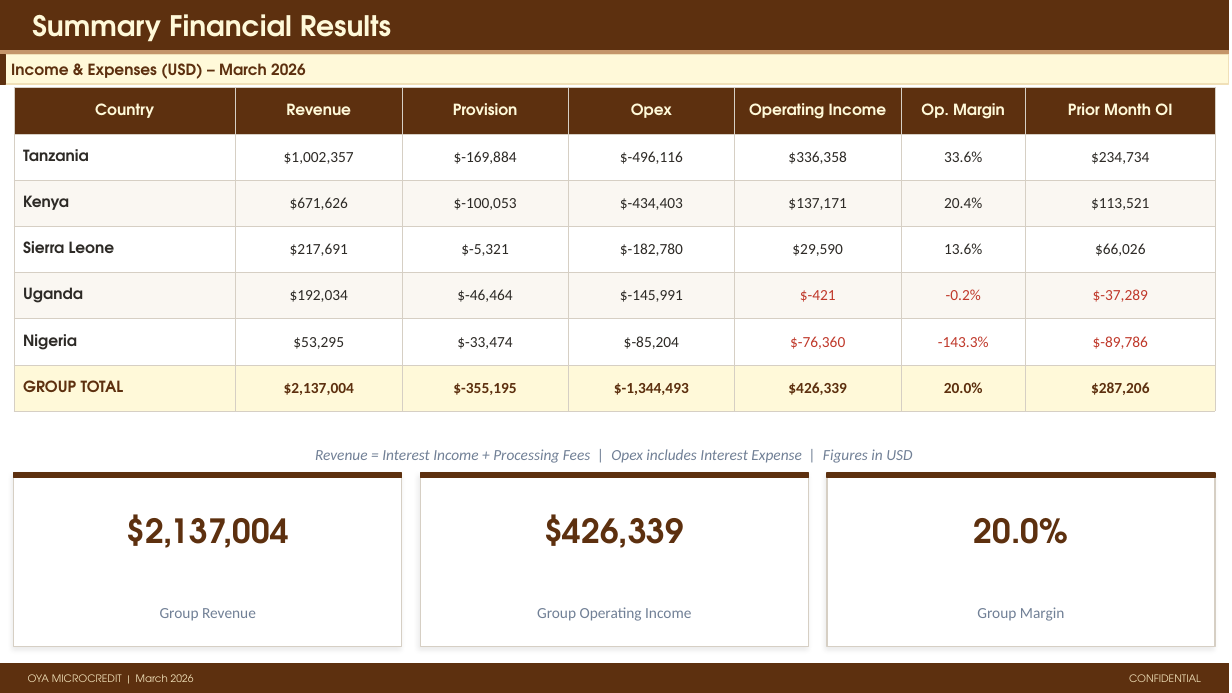
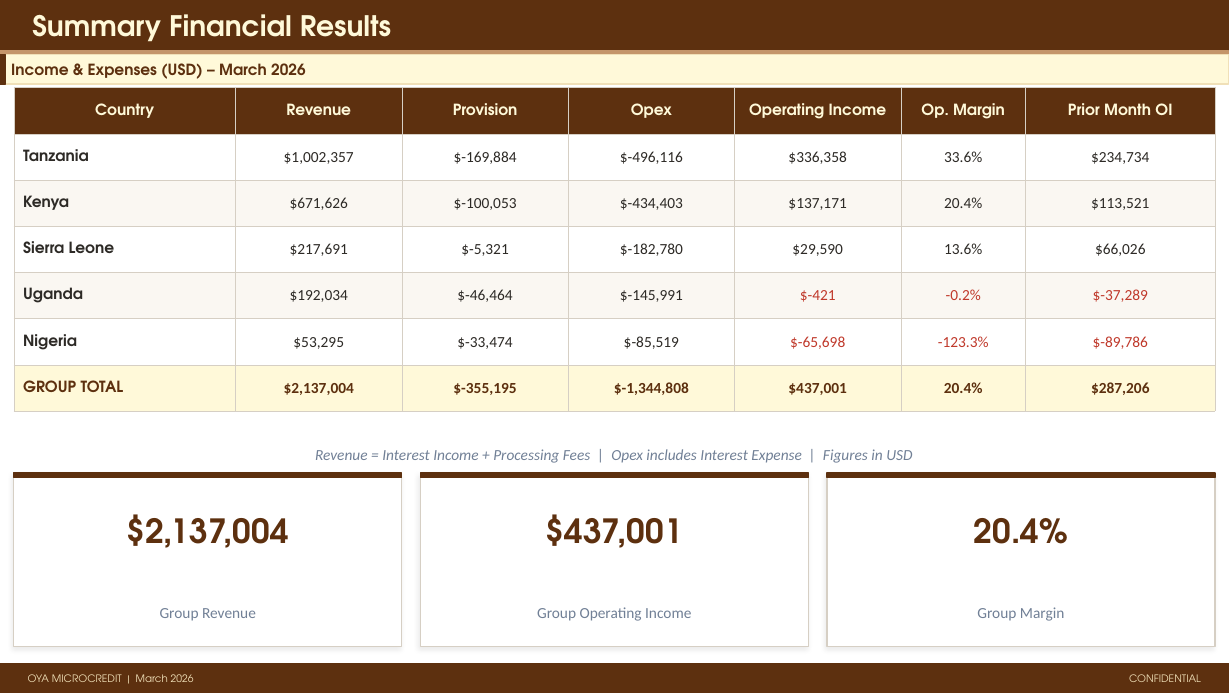
Before and after one commit to ikyei/oya-monthly, a slide deck: slide 10 of reports/2026-03.pptx. Drawn at 1232x693 pixels with LibreOffice and Linux fonts; fonts in the diff are those of the drawing. Boxes give left, top, right and bottom in pixels: in the first picture for what was removed or moved away, otherwise in the second. Text is boxed around its words. In the diff, an @@ line names an element or a change of style, - is before the commit and + after.

```diff
--- a/reports/2026-03.pptx
+++ b/reports/2026-03.pptx
@@ table at [14, 88, 1215, 399] @@
-row 6: Nigeria | $53,295 | $-33,474 | $-85,204 | $-76,360 | -143.3% | $-89,786
+row 6: Nigeria | $53,295 | $-33,474 | $-85,519 | $-65,698 | -123.3% | $-89,786
-row 7: GROUP TOTAL | $2,137,004 | $-355,195 | $-1,344,493 | $426,339 | 20.0% | $287,206
+row 7: GROUP TOTAL | $2,137,004 | $-355,195 | $-1,344,808 | $437,001 | 20.4% | $287,206
@@ text at [546, 514, 683, 548]: text changed @@
-$426,339
+$437,001
@@ text at [974, 518, 1068, 544]: text changed @@
-20.0%
+20.4%
```
Also in this commit, not shown: 2 other files.
